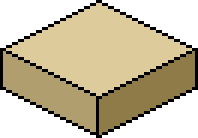
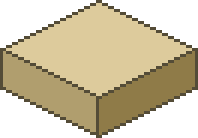
Layered file, before and after one edit (198 × 138). Changes by layer:
painted on "Camada 5 copiar 6" over [0, 51, 102, 138]
painted on "Camada 4 copiar 5" over [108, 48, 198, 132]
painted on "Camada 4 copiar 4" over [96, 132, 108, 138]
painted on "Camada 6" over [96, 96, 99, 138]
painted on "Camada 5 copiar" over [0, 0, 198, 99]
